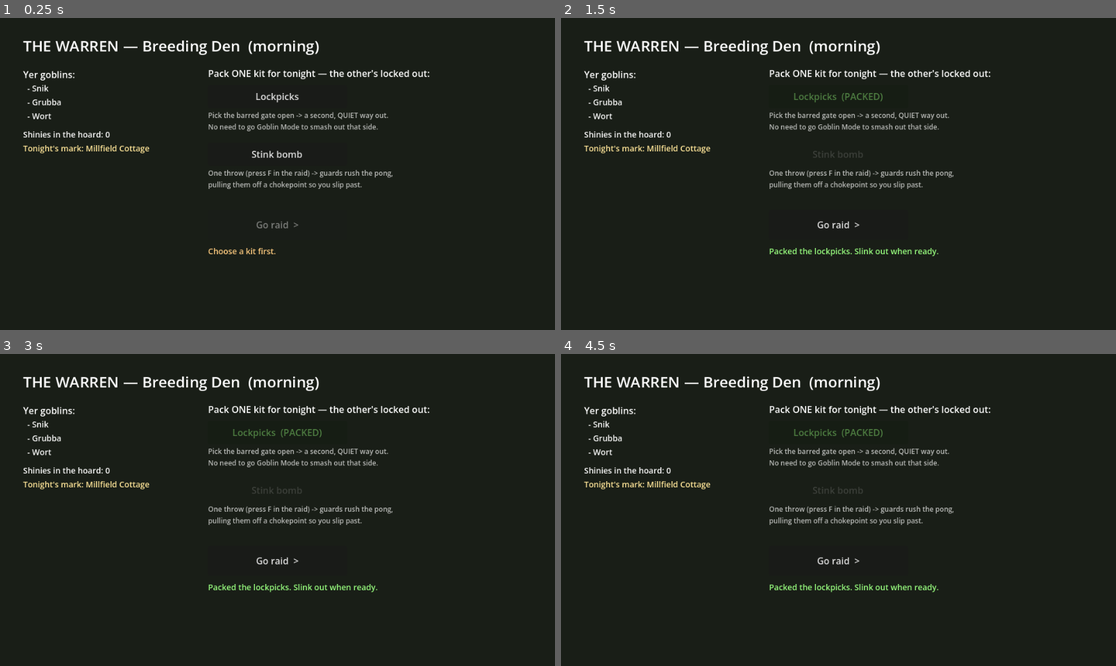
Above: before the commit, frames 1-4 (two rows, left to right).
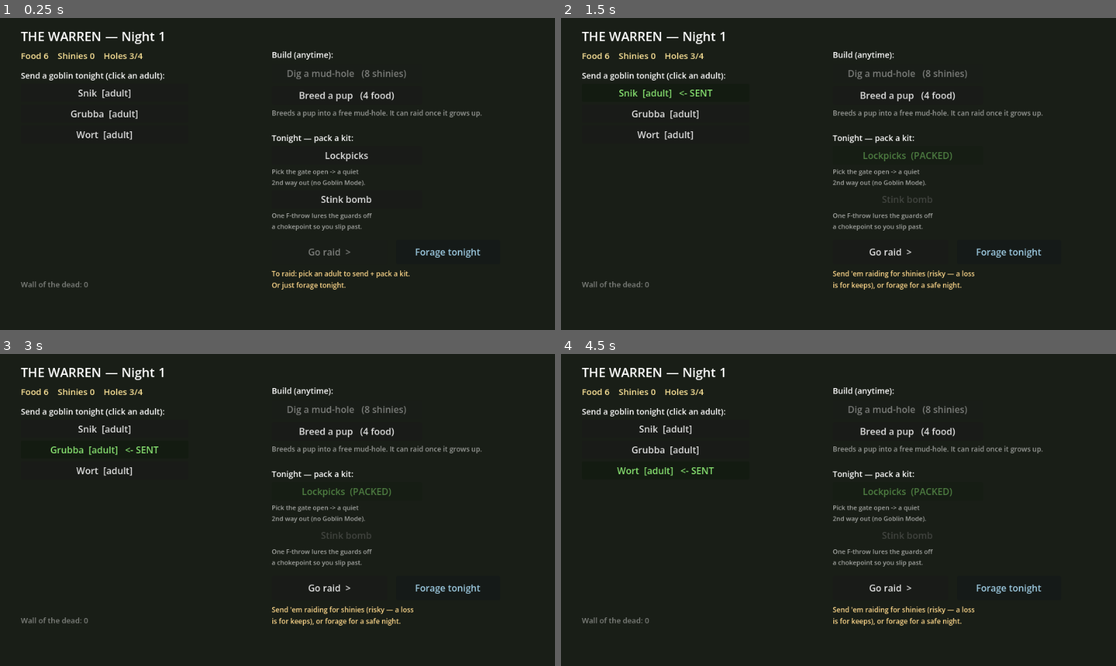
Above: after the commit, the same moments.

Repository: steverowley/goblin-mode
Game: Godot game, scene res://scenes/main.tscn
Same seed, same stepped clock (60 frames per second), same inputs: the game is played once before the commit and once after it.
Inputs (mouse positions are in pixels of both pictures, inside the frame that each line leads up to):
- Up to frame 1 (0.25 s): no input
- Up to frame 2 (1.5 s): click "Lockpicks" at 0.5 s; click (666, 92) at 1.25 s, where only the run after the commit has a clickable "Snik [adult]"
- Up to frame 3 (3 s): click (105, 428) at 2 s, where only the run after the commit has a clickable "Snik [adult] <- SENT"; click (105, 450) at 2.75 s, where only the run after the commit has a clickable "Grubba [adult]"
- Up to frame 4 (4.5 s): click (666, 450) at 3.5 s, where only the run after the commit has a clickable "Grubba [adult] <- SENT"; click (666, 469) at 4.25 s, where only the run after the commit has a clickable "Wort [adult]"

The runs differ from the first frame. In frame 1, 7.1% of the frame differs, in the area x 3-87%, y 4-88%; in frame 2, 7.5%; in frame 3, 7.5%; in frame 4, 7.5%.

Commit message:
feat(warren): add the lives loop — breed/grow/forage + send-one permadeath
The grow-or-die day loop (issue #9 + the food/housing breeding from #12),
greybox. Goblins are lives; you grow the warren faster than the tall folk thin it.

GameState (data-only): a roster of pup/adult goblins with stable ids + a "best
haul" feat; food + shinies; mud-holes as the population cap; a night counter; a
wall-of-the-dead list. New mutators — dig_hut (shinies -> +1 cap), breed_pup
(food, into a free hole), forage_night (safe +food, advances time), resolve_raid
(escape banks loot + survives; any loss = permadeath, recorded), advance_night
(pups grow up over one night; a free runt arrives if the roster ever empties).

warren.gd: the Den becomes the management screen, rebuilt from GameState after
each action — dig / breed / pick-which-adult-raids / pack-a-kit, then Go raid
(gated on a sent adult + a kit) or Forage. Roster, holes, food, shinies and the
wall of the dead are all shown.

main.gd routes the raid outcome through GameState.resolve_raid. fun_probe.gd
shows whose neck is on the line (gated on a goblin being sent, so the standalone
Fun Probe is byte-identical).

Verified headless: the full loop (breed -> mature -> bank -> dig -> permadeath ->
free-runt wipeout backstop), a Den geometry check (no overlap/runoff), and
permadeath driven through the real spine.

Deferred to the next slice ("Blood & Bone"): goblin stats + health-as-hits,
breeding genetics (inherit + mutation), in-raid partial-banking drop-point, and
levelling. Full economy (Scrap, jobs, upkeep) stays in #12.

Closes #9

Co-Authored-By: Claude Opus 4.8 (1M context) <noreply@anthropic.com>

Diff:
--- a/scripts/fun_probe.gd
+++ b/scripts/fun_probe.gd
@@ -61,6 +61,7 @@
 var _stink_charges := 0              # one-shot stink bombs in the sack
 var _stink_pos := Vector2.ZERO
 var _stink_t := 0.0                  # remaining stink-cloud time
+var _sent_name := ""                 # the goblin the Den sent (issue #9); "" when launched directly
 
 var _player: GoblinScript
 var _guards: Array = []       # the tall-folk on patrol (noise routed to all)
@@ -249,6 +250,9 @@
 			_kit_lockpicks = true
 		GameState.KIT_STINK:
 			_stink_charges = 1
+	var sent := GameState.sent_goblin()
+	if not sent.is_empty():
+		_sent_name = String(sent.name)
 
 func _physics_process(delta: float) -> void:
 	if _state != "play":
@@ -603,6 +607,8 @@
 		lines.append("KIT: *stink cloud active* — slip past while they cough!")
 	elif _stink_charges > 0:
 		lines.append("KIT: stink bomb x%d — press F near a chokepoint to lure the guards." % _stink_charges)
+	if _sent_name != "":
+		lines.append("On the line tonight: %s — get 'em home alive." % _sent_name)
 	_info.text = "\n".join(lines)
 
 func _meter(v: float, cells: int) -> String:
--- a/scripts/game_state.gd
+++ b/scripts/game_state.gd
@@ -1,43 +1,172 @@
 extends Node
 ## The GameState autoload (decisions log, decision U).
 ##
-## Holds ONLY serializable data — the living-goblin roster as plain data,
-## resources, unlocks, and the chosen raid target — and NEVER live scene-node
-## references. Because it's pure data, this same object can later double as the
-## save payload (issue #10). The rule of thumb: if it can't be written to JSON,
-## it does not belong in here.
+## Holds ONLY serializable data — the goblin roster as plain data, resources,
+## housing, the night count, and the chosen raid params — and NEVER live
+## scene-node references. Because it's pure data, this same object can later
+## double as the save payload (issue #10). Rule of thumb: if it can't be written
+## to JSON, it does not belong in here.
 
 const SCHEMA_VERSION := 1
 
 ## The morning loadout the Recruitment Den writes (issue #8): the one kit the
 ## player packs for tonight's raid, which the raid reads to change HOW it plays.
-## Kept a plain string id (one of KIT_* below, or "" for "not chosen yet") so it
-## stays JSON-serialisable alongside the rest of GameState.
 const KIT_LOCKPICKS := "lockpicks"
 const KIT_STINK := "stink"
 
+## Lives-loop tuning (issue #9 + the food/housing breeding loop). Plain numbers,
+## easy to retune on feel. Goblins are lives: you send one adult on the raid, and
+## losing it is permanent. New goblins are bred from FOOD into a free mud-HOLE,
+## then grow up over one night. Stats + breeding genetics are the next slice.
+const STAGE_PUP := "pup"
+const STAGE_ADULT := "adult"
+const START_HUTS := 4          # mud-holes = population cap (pups included)
+const START_FOOD := 6
+const BREED_FOOD := 4          # food to breed one pup
+const DIG_SHINIES := 8         # shinies to dig a new mud-hole (+1 capacity)
+const FORAGE_FOOD := 3         # food a safe night's foraging brings in
+
 var schema_version := SCHEMA_VERSION
-var roster: Array = []              # living goblins, each a plain Dictionary
-var resources: Dictionary = {}      # the warren's stockpiles, e.g. {"shinies": 0}
+var roster: Array = []              # every goblin ever (alive flag marks the living), each a Dictionary
+var resources: Dictionary = {}      # {"shinies": int, "food": int}
 var unlocks: Array = []             # unlocked things, as string ids
 var chosen_target: Dictionary = {}  # the raid the player picked for tonight
 var loadout := ""                   # this morning's packed kit (KIT_* or "")
+var huts := START_HUTS              # housing capacity = max LIVING goblins
+var night := 1                      # which night the warren is on
+var sent_id := -1                   # id of the goblin sent on tonight's raid (-1 = none chosen)
+var fallen: Array = []              # the wall of the dead: [{name, feat}]
 var last_raid: Dictionary = {}      # summary of the most recent raid's outcome
+
+var _next_id := 0                   # hands out stable unique goblin ids
+var _pup_n := 0                     # rolls through the pup-name pool
+
+const _PUP_NAMES := ["Nib", "Squig", "Gob", "Razza", "Mogg", "Krick", "Dribble", "Snot", "Wretch", "Fang"]
 
 func _ready() -> void:
 	new_game()
 
-## Seed a fresh game's starting data. (Persisting + loading this — with versioned
-## migration — is issue #10; for now every launch starts a clean warren.)
+## Seed a fresh game. (Persisting + loading this — with versioned migration — is
+## issue #10; for now every launch starts a clean warren.)
 func new_game() -> void:
 	schema_version = SCHEMA_VERSION
-	roster = [
-		{"name": "Snik", "alive": true},
-		{"name": "Grubba", "alive": true},
-		{"name": "Wort", "alive": true},
-	]
-	resources = {"shinies": 0}
+	_next_id = 0
+	_pup_n = 0
+	roster = [_make_goblin("Snik", STAGE_ADULT), _make_goblin("Grubba", STAGE_ADULT), _make_goblin("Wort", STAGE_ADULT)]
+	resources = {"shinies": 0, "food": START_FOOD}
 	unlocks = []
 	chosen_target = {"name": "Millfield Cottage", "difficulty": 1}
 	loadout = ""
+	huts = START_HUTS
+	night = 1
+	sent_id = -1
+	fallen = []
 	last_raid = {}
+
+func _make_goblin(gname: String, stage: String) -> Dictionary:
+	var g := {"id": _next_id, "name": gname, "stage": stage, "alive": true, "best": 0}
+	_next_id += 1
+	return g
+
+# --- Queries --------------------------------------------------------------
+
+func living() -> Array:
+	return roster.filter(func(g): return g.alive)
+
+func adults() -> Array:
+	return roster.filter(func(g): return g.alive and g.stage == STAGE_ADULT)
+
+func pups() -> Array:
+	return roster.filter(func(g): return g.alive and g.stage == STAGE_PUP)
+
+func goblin_by_id(id: int) -> Dictionary:
+	for g in roster:
+		if g.id == id:
+			return g
+	return {}
+
+## The goblin packed off on tonight's raid — empty {} if none chosen yet, or if
+## the chosen one is no longer a living adult (it must be re-picked).
+func sent_goblin() -> Dictionary:
+	var g := goblin_by_id(sent_id)
+	if g.is_empty() or not g.alive or g.stage != STAGE_ADULT:
+		return {}
+	return g
+
+# --- Day actions (instant, repeatable while affordable) -------------------
+
+func can_dig() -> bool:
+	return int(resources.get("shinies", 0)) >= DIG_SHINIES
+
+func dig_hut() -> bool:
+	if not can_dig():
+		return false
+	resources.shinies -= DIG_SHINIES
+	huts += 1
+	return true
+
+func can_breed() -> bool:
+	return living().size() < huts and int(resources.get("food", 0)) >= BREED_FOOD
+
+func breed_pup() -> bool:
+	if not can_breed():
+		return false
+	resources.food -= BREED_FOOD
+	roster.append(_make_goblin(_pup_name(), STAGE_PUP))
+	return true
+
+func set_sent(id: int) -> void:
+	sent_id = id
+
+func clear_sent() -> void:
+	sent_id = -1
+
+# --- Night resolution -----------------------------------------------------
+
+## A safe night: forage for food while the warren minds itself. Time still passes
+## (pups grow), but there's no raid and no risk. The always-available
+## anti-softlock action (decision K).
+func forage_night() -> void:
+	resources.food += FORAGE_FOOD
+	advance_night()
+
+## Apply a raid's outcome to the sent goblin, then tick the night over. An ESCAPE
+## ("won") banks the loot and the goblin lives; any LOSS (caught or caught by
+## dawn) is permadeath — un-banked loot is lost, the goblin is gone for good and
+## its name + best feat go on the wall of the dead.
+func resolve_raid(result: Dictionary) -> void:
+	var g := sent_goblin()
+	if String(result.get("outcome", "lost")) == "won":
+		resources.shinies += int(result.get("loot", 0))
+		if not g.is_empty():
+			g.best = maxi(int(g.best), int(result.get("loot", 0)))
+	elif not g.is_empty():
+		g.alive = false
+		fallen.append({"name": g.name, "feat": _feat_for(g)})
+	last_raid = result
+	clear_sent()
+	loadout = ""
+	advance_night()
+
+## Tick to the next morning: pups grow into adults, the night advances, and the
+## anti-softlock backstop guarantees you're never wiped out — if every goblin is
+## dead, a free runt wanders in.
+func advance_night() -> void:
+	night += 1
+	for g in roster:
+		if g.alive and g.stage == STAGE_PUP:
+			g.stage = STAGE_ADULT
+	if living().is_empty():
+		roster.append(_make_goblin(_pup_name(), STAGE_ADULT))
+
+func _feat_for(g: Dictionary) -> String:
+	if int(g.get("best", 0)) > 0:
+		return "best haul: %d shinies" % int(g.best)
+	return "fell on night %d, never scored" % night
+
+func _pup_name() -> String:
+	var nm: String = _PUP_NAMES[_pup_n % _PUP_NAMES.size()]
+	if _pup_n >= _PUP_NAMES.size():
+		nm += str(_pup_n)   # keep names unique once we've cycled the pool
+	_pup_n += 1
+	return nm
--- a/scripts/main.gd
+++ b/scripts/main.gd
@@ -77,9 +77,9 @@
 	_hide_loading()
 
 func _on_raid_finished(result: Dictionary) -> void:
-	# Bank the haul into the persistent (data-only) GameState, then slink home.
-	GameState.resources["shinies"] = int(GameState.resources.get("shinies", 0)) + int(result.get("loot", 0))
-	GameState.last_raid = result
+	# Bank the haul or bury the goblin, then tick the night over (issue #9), and
+	# slink back to the (new) morning.
+	GameState.resolve_raid(result)
 	_set_current(null)
 	_enter_warren()
 
--- a/scripts/warren.gd
+++ b/scripts/warren.gd
@@ -1,126 +1,181 @@
 extends Control
-## M2-3 (#8): the Recruitment / Breeding Den — the one hand-built warren room the
-## vertical slice commits to (decision L). Cursor-driven, greybox.
+## M2 Recruitment / Breeding Den — the warren-management day screen.
 ##
-## Each MORNING forces exactly ONE consequential choice (decision I) that changes
-## HOW tonight's raid plays, not just raw power: the player packs ONE kit
-## (lockpicks OR stink bomb) — picking one locks out the other for that raid.
-## The choice is written into GameState.loadout; the raid reads it. The raid can't
-## be launched until the choice is made.
+## #8 gave it the forced morning KIT choice. This slice (the "lives loop", ≈ #9
+## + the food/housing breeding from #12) turns it into the real day phase:
+##  - DIG a mud-hole (shinies) to raise the population cap.
+##  - BREED a pup (food, into a free hole); pups GROW UP over one night.
+##  - pick WHICH adult goes raiding — goblins are lives, and a lost raid is
+##    permadeath (decision N/M/K).
+##  - RAID (risky, for shinies) or FORAGE (safe, for food + time) to spend the night.
 ##
-## Built in code to match the project's style (the raid level is built in code
-## too — the .tscn is a bare root node). Recruitment/breeding proper, the economy,
-## and job assignment arrive in later M2 issues (#9, #12).
+## Built in code (matching the project style) and rebuilt from GameState after
+## every action, so the screen is always a straight read of the data.
 
 signal go_raid
 
-## The kits on offer this morning. Keys MUST match GameState.KIT_* ids; the raid
-## (fun_probe.gd) reads the same ids back to decide how it plays.
+## The kits on offer. Keys MUST match GameState.KIT_* ids; the raid reads them back.
 const KITS := {
 	GameState.KIT_LOCKPICKS: {
 		"label": "Lockpicks",
-		"short": "lockpicks",
-		"blurb": "Pick the barred gate open -> a second, QUIET way out.\nNo need to go Goblin Mode to smash out that side.",
+		"blurb": "Pick the gate open -> a quiet\n2nd way out (no Goblin Mode).",
 	},
 	GameState.KIT_STINK: {
 		"label": "Stink bomb",
-		"short": "stink bomb",
-		"blurb": "One throw (press F in the raid) -> guards rush the pong,\npulling them off a chokepoint so you slip past.",
+		"blurb": "One F-throw lures the guards off\na chokepoint so you slip past.",
 	},
 }
 
-var _hoard: Label
-var _go_btn: Button
-var _choice_hint: Label
-var _kit_btns := {}        # kit id -> Button
+func _ready() -> void:
+	# A fresh morning: last night's kit + raider pick are spent.
+	GameState.loadout = ""
+	GameState.clear_sent()
+	_build()
 
-func _ready() -> void:
-	GameState.loadout = ""   # a fresh morning: the choice must be made again
+# --- Build the whole screen from GameState --------------------------------
+
+func _build() -> void:
+	for c in get_children():
+		c.queue_free()
 	set_anchors_and_offsets_preset(Control.PRESET_FULL_RECT)
 
 	var bg := ColorRect.new()
-	bg.color = Color(0.10, 0.12, 0.09)   # mossy day-warren murk
+	bg.color = Color(0.10, 0.12, 0.09)
 	bg.set_anchors_and_offsets_preset(Control.PRESET_FULL_RECT)
 	bg.mouse_filter = Control.MOUSE_FILTER_IGNORE
 	add_child(bg)
 
-	var title := Label.new()
-	title.text = "THE WARREN — Breeding Den  (morning)"
-	title.position = Vector2(40, 30)
-	title.add_theme_font_size_override("font_size", 26)
-	add_child(title)
+	_lbl("THE WARREN — Night %d" % GameState.night, Vector2(36, 16), 22)
+	_lbl("Food %d    Shinies %d    Holes %d/%d" % [
+		int(GameState.resources.get("food", 0)), int(GameState.resources.get("shinies", 0)),
+		GameState.living().size(), GameState.huts,
+	], Vector2(36, 54), 15, Color(1, 0.9, 0.6))
 
-	# --- Roster + hoard panel (left) ---
-	_label("Yer goblins:", Vector2(40, 86), 16)
-	var y := 112
-	for g in GameState.roster:
-		var nm: String = str(g.get("name", "?"))
-		var alive: bool = bool(g.get("alive", true))
-		var line := _label("  - %s%s" % [nm, "" if alive else "  (dead)"], Vector2(40, y), 14)
-		if not alive:
-			line.modulate = Color(1, 1, 1, 0.4)
-		y += 24
-	_hoard = _label("", Vector2(40, y + 8), 14)
-	_label("Tonight's mark: %s" % str(GameState.chosen_target.get("name", "—")),
-		Vector2(40, y + 32), 14).modulate = Color(1, 0.9, 0.6)
+	_build_roster()
+	_build_actions()
 
-	# --- The forced morning choice (right column, STACKED so nothing overlaps) ---
-	_label("Pack ONE kit for tonight — the other's locked out:", Vector2(360, 84), 16)
-	var ky := 116
+func _build_roster() -> void:
+	_lbl("Send a goblin tonight (click an adult):", Vector2(36, 90), 14)
+	# Adults first (they're the pickable ones), then pups — so a sendable goblin is
+	# always near the top, and the list is capped so it never runs off a big warren.
+	var rows: Array = GameState.adults()
+	rows.append_array(GameState.pups())
+
+	var ry := 114
+	var max_visible := 8
+	for i in range(rows.size()):
+		if i == max_visible - 1 and rows.size() > max_visible:
+			_lbl("...and %d more snoozing in the holes." % (rows.size() - i), Vector2(40, ry + 6), 12, Color(1, 1, 1, 0.5))
+			break
+		var g: Dictionary = rows[i]
+		if g.stage == GameState.STAGE_ADULT:
+			var sent: bool = (g.id == GameState.sent_id)
+			_btn("%s  [adult]%s" % [g.name, "   <- SENT" if sent else ""],
+				Vector2(36, ry), Vector2(290, 30),
+				_on_pick_sent.bind(g.id), false,
+				Color(0.6, 1.0, 0.5) if sent else Color.WHITE)
+		else:
+			_lbl("%s   (pup — grows up tonight)" % g.name, Vector2(40, ry + 6), 13, Color(1, 1, 1, 0.5))
+		ry += 36
+
+	# Wall of the dead — anchored to a fixed lower-left spot, independent of roster size.
+	_lbl("Wall of the dead: %d" % GameState.fallen.size(), Vector2(36, 452), 13, Color(1, 1, 1, 0.45))
+	var shown := 0
+	for i in range(GameState.fallen.size() - 1, -1, -1):
+		if shown >= 3:
+			break
+		var d: Dictionary = GameState.fallen[i]
+		_lbl("  + %s — %s" % [d.name, d.feat], Vector2(36, 472 + shown * 18), 11, Color(1, 0.6, 0.6, 0.7))
+		shown += 1
+
+func _build_actions() -> void:
+	# Build actions (instant, repeatable while affordable).
+	_lbl("Build (anytime):", Vector2(470, 54), 14)
+	_btn("Dig a mud-hole   (%d shinies)" % GameState.DIG_SHINIES, Vector2(470, 80), Vector2(260, 32), _on_dig, not GameState.can_dig())
+	_btn("Breed a pup   (%d food)" % GameState.BREED_FOOD, Vector2(470, 118), Vector2(260, 32), _on_breed, not GameState.can_breed())
+	_lbl(_breed_hint(), Vector2(470, 156), 12, Color(1, 1, 1, 0.55))
+
+	# The forced kit choice (issue #8).
+	_lbl("Tonight — pack a kit:", Vector2(470, 198), 14)
+	var ky := 222
 	for kit_id in KITS:
 		var info: Dictionary = KITS[kit_id]
-		var btn := Button.new()
-		btn.text = info.label
-		btn.position = Vector2(360, ky)
-		btn.size = Vector2(240, 40)
-		btn.pressed.connect(_on_pick.bind(kit_id))
-		add_child(btn)
-		_kit_btns[kit_id] = btn
-		# Blurb under each button, width-constrained + word-wrapped so a long line
-		# can never run into the next column.
-		var blurb := _label(info.blurb, Vector2(360, ky + 44), 12)
-		blurb.size = Vector2(560, 36)
-		blurb.autowrap_mode = TextServer.AUTOWRAP_WORD
-		blurb.modulate = Color(1, 1, 1, 0.7)
-		ky += 100
+		var chosen: bool = (GameState.loadout == kit_id)
+		var locked: bool = (GameState.loadout != "")
+		_btn(info.label + ("  (PACKED)" if chosen else ""), Vector2(470, ky), Vector2(260, 32),
+			_on_pick_kit.bind(kit_id), locked,
+			Color(0.6, 1.0, 0.5) if chosen else (Color(1, 1, 1, 0.4) if locked else Color.WHITE))
+		_lbl(info.blurb, Vector2(470, ky + 36), 11, Color(1, 1, 1, 0.6))
+		ky += 76
 
-	# --- Launch (gated on the choice) ---
-	_go_btn = Button.new()
-	_go_btn.text = "Go raid  >"
-	_go_btn.position = Vector2(360, ky + 16)
-	_go_btn.size = Vector2(240, 52)
-	_go_btn.disabled = true
-	_go_btn.pressed.connect(func() -> void: go_raid.emit())
-	add_child(_go_btn)
+	# Night actions: raid (risky) OR forage (safe). One of them spends the night.
+	var can_raid := (not GameState.sent_goblin().is_empty()) and GameState.loadout != ""
+	_btn("Go raid  >", Vector2(470, ky + 10), Vector2(200, 42), func() -> void: go_raid.emit(), not can_raid)
+	_btn("Forage tonight", Vector2(685, ky + 10), Vector2(180, 42), _on_forage, false, Color(0.7, 0.9, 1.0))
+	_lbl(_night_hint(can_raid), Vector2(470, ky + 60), 12, Color(1, 0.85, 0.55))
 
-	_choice_hint = _label("Choose a kit first.", Vector2(360, ky + 78), 14)
-	_choice_hint.modulate = Color(1, 0.8, 0.5)
+# --- Action handlers (mutate GameState, then rebuild) ---------------------
 
-	_refresh()
+func _on_dig() -> void:
+	GameState.dig_hut()
+	_build.call_deferred()
 
-func _on_pick(kit_id: String) -> void:
-	if GameState.loadout != "":
-		return   # already packed this morning — the choice is locked
-	GameState.loadout = kit_id
-	for id in _kit_btns:
-		var b: Button = _kit_btns[id]
-		b.disabled = true                                # lock out further picks
-		if id == kit_id:
-			b.text = "%s  (PACKED)" % KITS[id].label
-			b.modulate = Color(0.6, 1.0, 0.5)            # chosen — green
-		else:
-			b.modulate = Color(1, 1, 1, 0.35)            # locked out — greyed
-	_go_btn.disabled = false
-	_choice_hint.text = "Packed the %s. Slink out when ready." % KITS[kit_id].short
-	_choice_hint.modulate = Color(0.6, 1.0, 0.5)
+func _on_breed() -> void:
+	GameState.breed_pup()
+	_build.call_deferred()
 
-func _label(text: String, pos: Vector2, size := 14) -> Label:
+func _on_pick_sent(id: int) -> void:
+	GameState.set_sent(id)
+	_build.call_deferred()
+
+func _on_pick_kit(kit_id: String) -> void:
+	if GameState.loadout == "":
+		GameState.loadout = kit_id   # locks the choice for tonight
+	_build.call_deferred()
+
+func _on_forage() -> void:
+	GameState.forage_night()         # +food, ages pups, night advances — no risk
+	GameState.loadout = ""           # a brand new morning
+	GameState.clear_sent()
+	_build.call_deferred()
+
+# --- Hint text ------------------------------------------------------------
+
+func _breed_hint() -> String:
+	if GameState.can_breed():
+		return "Breeds a pup into a free mud-hole. It can raid once it grows up."
+	if GameState.living().size() >= GameState.huts:
+		return "No free mud-holes — dig one first (needs shinies from a raid)."
+	return "Not enough food — forage tonight for more."
+
+func _night_hint(can_raid: bool) -> String:
+	if can_raid:
+		return "Send 'em raiding for shinies (risky — a loss\nis for keeps), or forage for a safe night."
+	var need := PackedStringArray()
+	if GameState.sent_goblin().is_empty():
+		need.append("pick an adult to send")
+	if GameState.loadout == "":
+		need.append("pack a kit")
+	return "To raid: " + " + ".join(need) + ".\nOr just forage tonight."
+
+# --- Tiny builders --------------------------------------------------------
+
+func _lbl(text: String, pos: Vector2, size := 14, col := Color.WHITE) -> Label:
 	var l := Label.new()
 	l.text = text
 	l.position = pos
 	l.add_theme_font_size_override("font_size", size)
+	l.modulate = col
 	add_child(l)
 	return l
 
-func _refresh() -> void:
-	_hoard.text = "Shinies in the hoard: %d" % int(GameState.resources.get("shinies", 0))
+func _btn(text: String, pos: Vector2, size: Vector2, cb: Callable, disabled := false, tint := Color.WHITE) -> Button:
+	var b := Button.new()
+	b.text = text
+	b.position = pos
+	b.size = size
+	b.disabled = disabled
+	b.modulate = tint
+	b.pressed.connect(cb)
+	add_child(b)
+	return b
